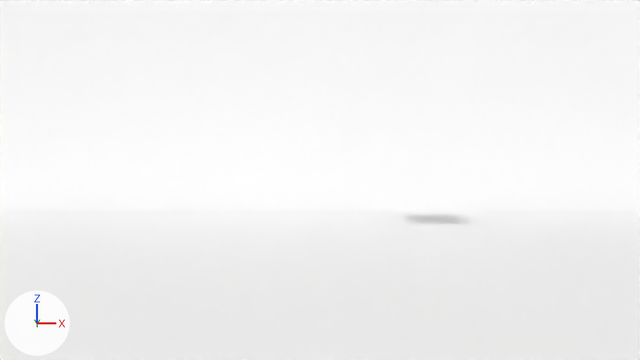
Renders of the Blender file content/blog/sum-consecutive-integers/jarednielsen-sum-consecutive-integers.blend from each side of a commit.
The view is the same before and after, from the file's camera 'Camera'. Arrows for +X, +Y and +Z are at lower left; the lights stay in place. Text is drawn in Blender's own font.
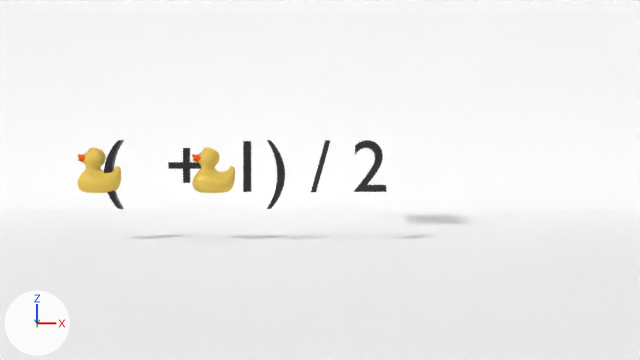
Pixel boxes [x1, y1, x2, y2] of what changed, in the pictures (640 x 360 px):
```json
{"object": "Text", "change": "added", "after": [104, 140, 386, 209], "on screen": "black"}
{"object": "Rubber Duck Eyes.001", "change": "added", "after": [78, 148, 121, 193], "faces in mat_rubber_duck_material": [78, 148, 121, 193]}
{"object": "Rubber Duck Eyes", "change": "added", "after": [192, 148, 235, 193], "faces in mat_rubber_duck_material": [192, 148, 235, 193]}
```

Scene script edits in JSON lines:
```json
{"op": "add", "block": "img_rubber_duck_eye", "code": ["img_rubber_duck_eye = load_image('Rubber Duck Eye', '_unpacked/Rubber_Duck_Eye.png', 64, 64, 'sRGB')"]}
{"op": "add", "block": "mat_material", "code": ["mat_material = principled_material('Material')", "mat_material.base_color = (0.0, 0.0, 0.0)  # black #000000"]}
{"op": "add", "block": "mat_rubber_duck_eye", "code": ["mat_rubber_duck_eye = bpy.data.materials.new('Rubber Duck Eye')", "# uses the picture img_rubber_duck_eye"]}
{"op": "add", "block": "mat_rubber_duck_material", "code": ["mat_rubber_duck_material = bpy.data.materials.new('Rubber Duck Material')", "# nodes: Attribute, BsdfAnisotropic, BsdfDiffuse, MixShader, OutputMaterial"]}
{"op": "add", "block": "me_circle_001", "code": ["me_circle_001 = bpy.data.meshes.new('Circle.001')", "me_circle_001.from_pydata(...)  # 366 vertices, 354 faces; spans x -1.2..1.38, y -1.87..1.7, z -0.87..2.72", "me_circle_001.polygons.foreach_set('use_smooth', [True] * 354)", "# faces by material slot: [22, 332]", "me_circle_001.materials.append(mat_rubber_duck_eye)", "me_circle_001.materials.append(mat_rubber_duck_material)"]}
{"op": "add", "block": "txt_text", "code": ["txt_text = bpy.data.curves.new('Text', 'FONT')", "txt_text.body = '  (  + 1) / 2'", "txt_text.materials.append(mat_material)  # black #000000", "txt_text.extrude = 0.05"]}
{"op": "add", "block": "ob_text", "code": ["ob_text = bpy.data.objects.new('Text', txt_text)", "ob_text.location = (0.41, 0.0, 0.0)", "ob_text.rotation_euler = (1.571, 0.0, 0.0)  # degrees (90, 0, 0)", "ob_text.scale = (1.58, 1.58, 1.58)"]}
{"op": "add", "block": "ob_rubber_duck_eyes_001", "code": ["ob_rubber_duck_eyes_001 = bpy.data.objects.new('Rubber Duck Eyes.001', me_circle_001)", "ob_rubber_duck_eyes_001.location = (1.26, 0.06, 0.2)", "ob_rubber_duck_eyes_001.rotation_euler = (-0.0873, 0.0, -1.571)  # degrees (-5, 0, -90)", "ob_rubber_duck_eyes_001.scale = (0.273, 0.273, 0.273)", "_m = ob_rubber_duck_eyes_001.modifiers.new('Subsurf', 'SUBSURF')"]}
{"op": "add", "block": "ob_rubber_duck_eyes", "code": ["ob_rubber_duck_eyes = bpy.data.objects.new('Rubber Duck Eyes', me_circle_001.copy())", "ob_rubber_duck_eyes.location = (3.71, 0.06, 0.2)", "ob_rubber_duck_eyes.rotation_euler = (-0.0873, 0.0, -1.571)  # degrees (-5, 0, -90)", "ob_rubber_duck_eyes.scale = (0.273, 0.273, 0.273)", "_m = ob_rubber_duck_eyes.modifiers.new('Subsurf', 'SUBSURF')"]}
```
